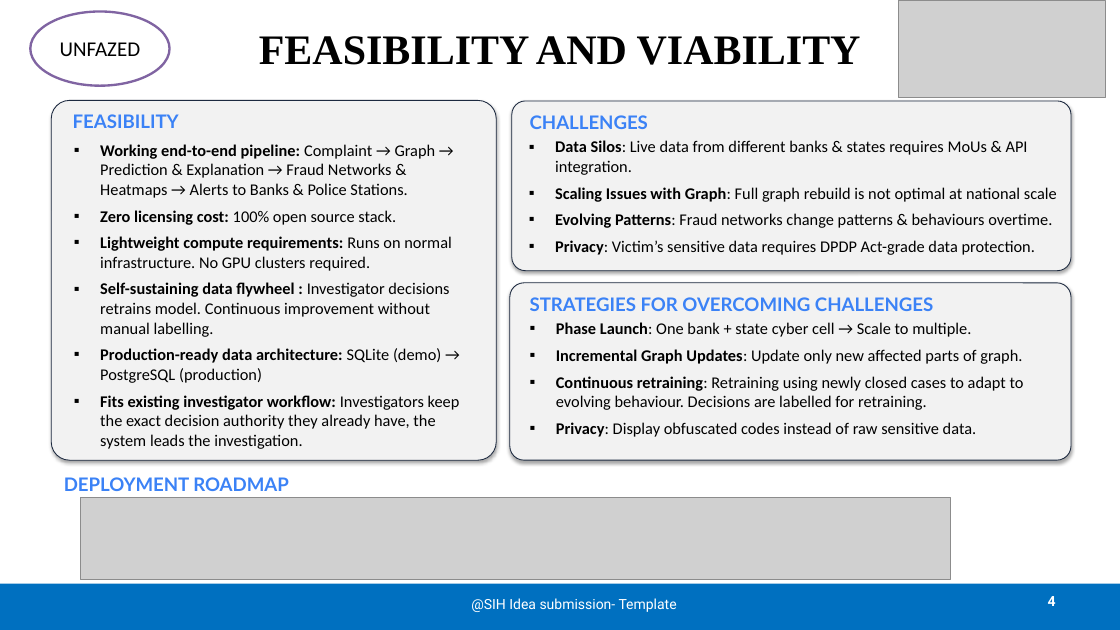
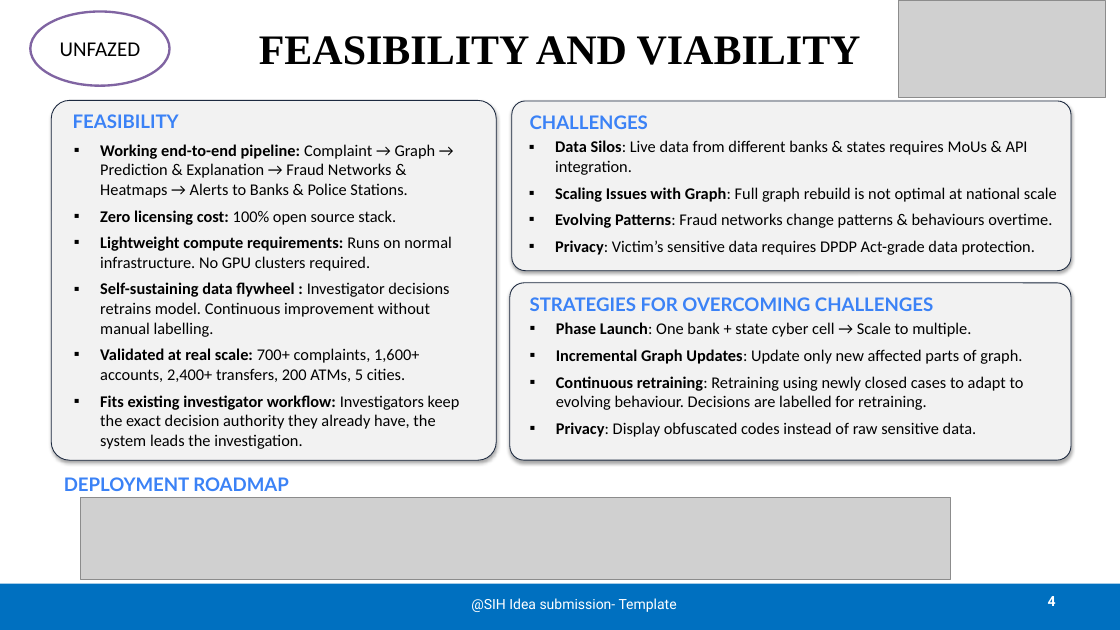
Before and after one commit to iamNVN/SIH-VIGILANCE, a slide deck: slide 4 of SIH2026 PPT image.pptx. Drawn at 1120x630 pixels with LibreOffice and Linux fonts; fonts in the diff are those of the drawing; grey boxes stand for pictures. Boxes give left, top, right and bottom in pixels: in the first picture for what was removed or moved away, otherwise in the second. Text is boxed around its words. In the diff, an @@ line names an element or a change of style, - is before the commit and + after.

```diff
--- a/SIH2026 PPT image.pptx
+++ b/SIH2026 PPT image.pptx
@@ text at bbox=[100, 348, 419, 382]: text changed @@
-▪ Production-ready data architecture: SQLite (demo) → PostgreSQL (production)
+▪ Validated at real scale: 700+ complaints, 1,600+ accounts, 2,400+ transfers, 200 ATMs, 5 cities.
```
Also in this commit, not shown: 1 other slide changed, 2 other files.
